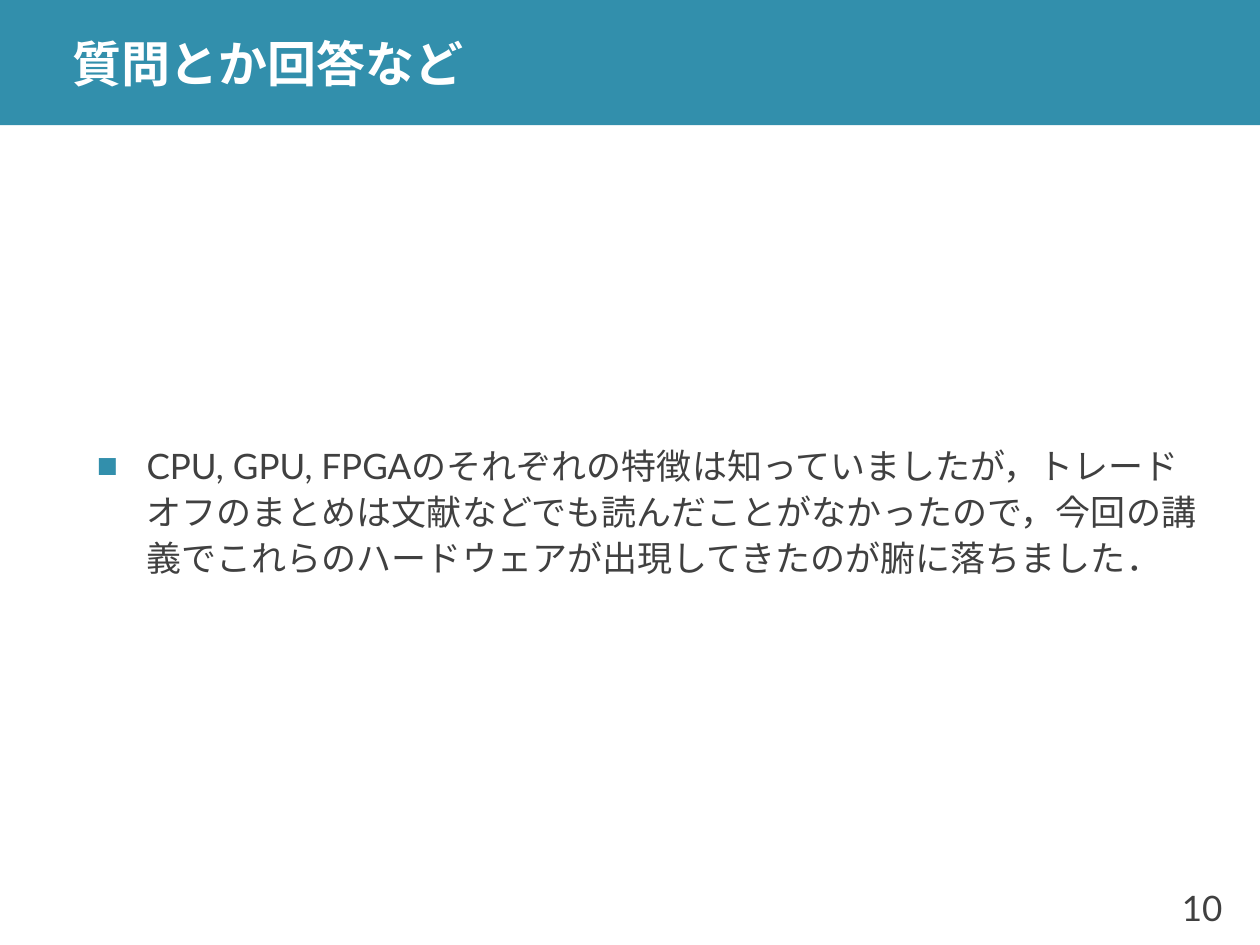
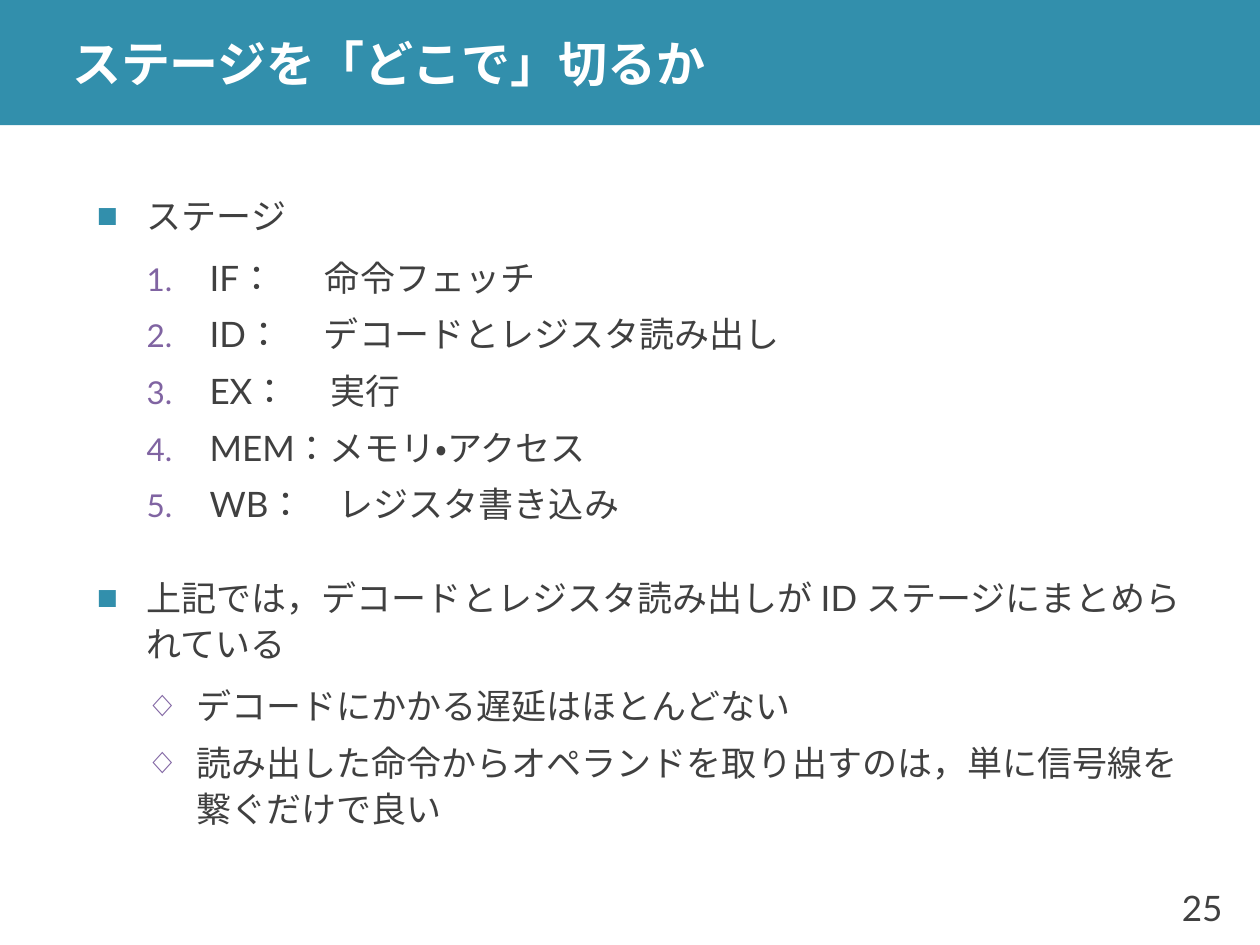
Before and after one commit to shioyadan/advanced-computer-organization, a slide deck: slide 25 of aco-shioya-04.pptx (slide 10 before the commit). Drawn at 1260x945 pixels with LibreOffice and Linux fonts; fonts in the diff are those of the drawing. Boxes give left, top, right and bottom in pixels: in the first picture for what was removed or moved away, otherwise in the second. Text is boxed around its words. In the diff, an @@ line names an element or a change of style, - is before the commit and + after.

Commit message:
パイプラインの話を第３回目から第４回目に移動
第３回にスケーリングの話を足したので，尺がたりなくなった

```diff
--- a/aco-shioya-04.pptx
+++ b/aco-shioya-04.pptx
@@ title at bbox=[72, 40, 706, 87]: text changed @@
-質問とか回答など
+ステージを「どこで」切るか
@@ text at bbox=[147, 201, 1181, 825]: text changed @@
-■ CPU, GPU, FPGAのそれぞれの特徴は知っていましたが，トレードオフのまとめは文献などでも読んだことがなかったので，今回の講義でこれらのハードウェアが出現してきたのが腑に落ちました．
+■ ステージ
+  1. IF： 命令フェッチ
+  2. ID： デコードとレジスタ読み出し
+  3. EX： 実行
+  4. MEM：メモリ・アクセス
+  5. WB： レジスタ書き込み
+■ 上記では，デコードとレジスタ読み出しが ID ステージにまとめられている
+  ◇ デコードにかかる遅延はほとんどない
+  ◇ 読み出した命令からオペランドを取り出すのは，単に信号線を繋ぐだけで良い
@@ page number at bbox=[1182, 895, 1223, 922]: text changed @@
-10
+25
```
Also in this commit, not shown: 11 other slides changed, 11 slides added, 9 slides removed, 1 other file.
